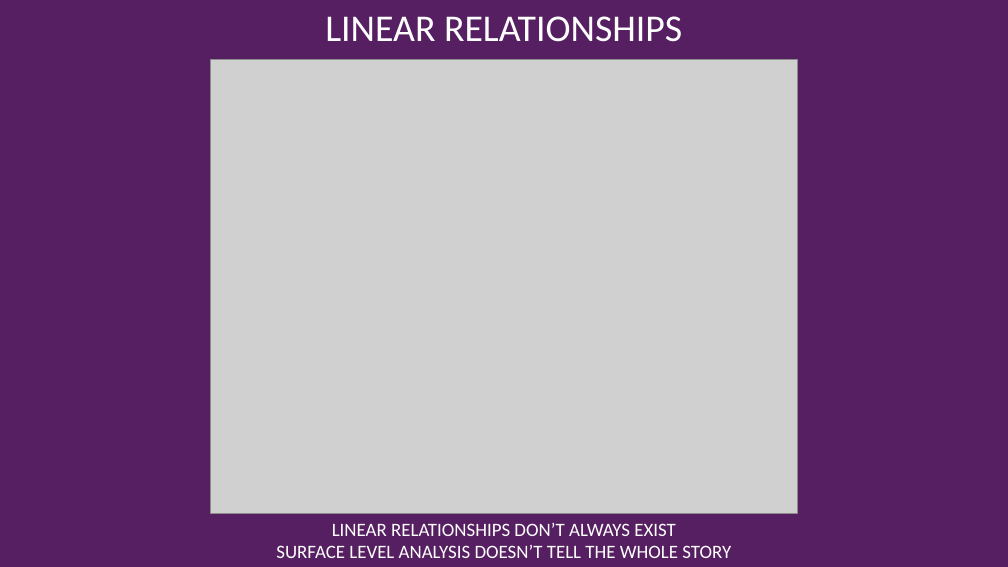
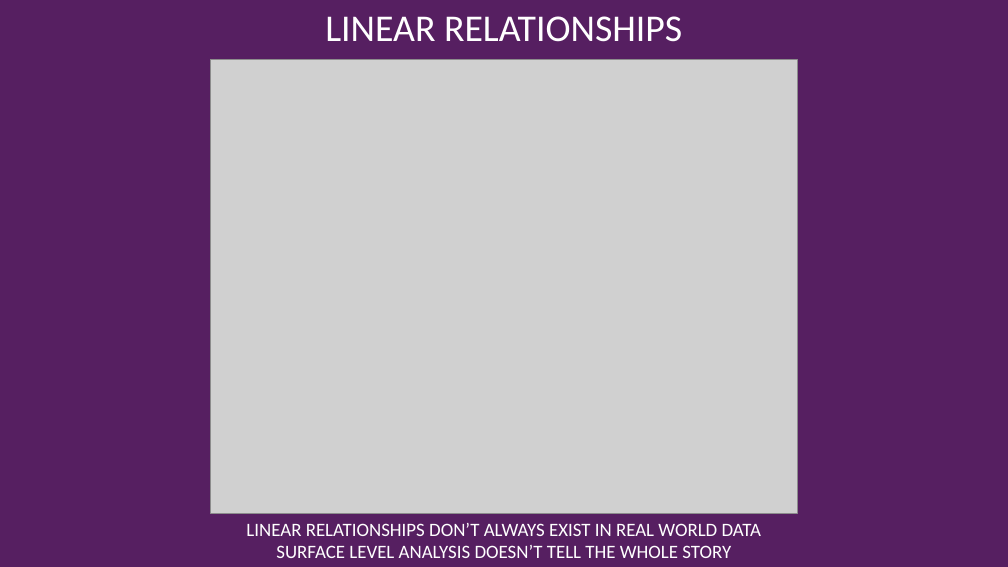
Before and after one commit to NoorullahMuhammadKhan/Noorullah-Khan-Github-Repository, a slide deck: slide 10 of Scyne Advisory Interview/Scyne Advisory Presentation.pptx. Drawn at 1008x567 pixels with LibreOffice and Linux fonts; fonts in the diff are those of the drawing; grey boxes stand for pictures; background and template pictures are left out. Boxes give left, top, right and bottom in pixels: in the first picture for what was removed or moved away, otherwise in the second. Text is boxed around its words. In the diff, an @@ line names an element or a change of style, - is before the commit and + after.

```diff
--- a/Scyne Advisory Interview/Scyne Advisory Presentation.pptx
+++ b/Scyne Advisory Interview/Scyne Advisory Presentation.pptx
@@ text at (246, 523, 761, 536): text changed @@
-LINEAR RELATIONSHIPS DON’T ALWAYS EXIST
+LINEAR RELATIONSHIPS DON’T ALWAYS EXIST IN REAL WORLD DATA
```
Also in this commit, not shown: 6 other slides changed, 2 slides added, 1 other file.
